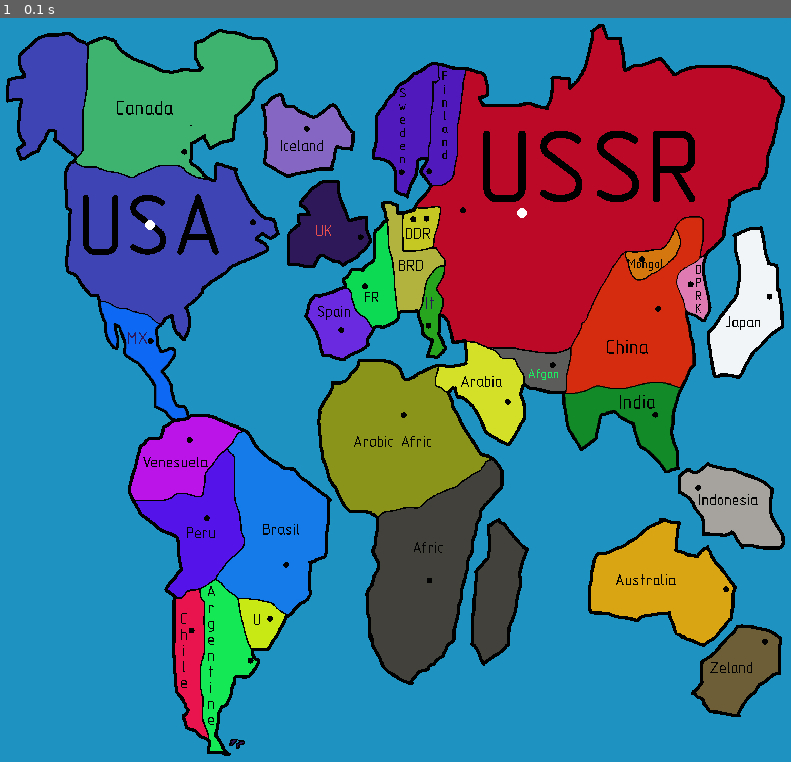
Above: before the commit, frame 1.
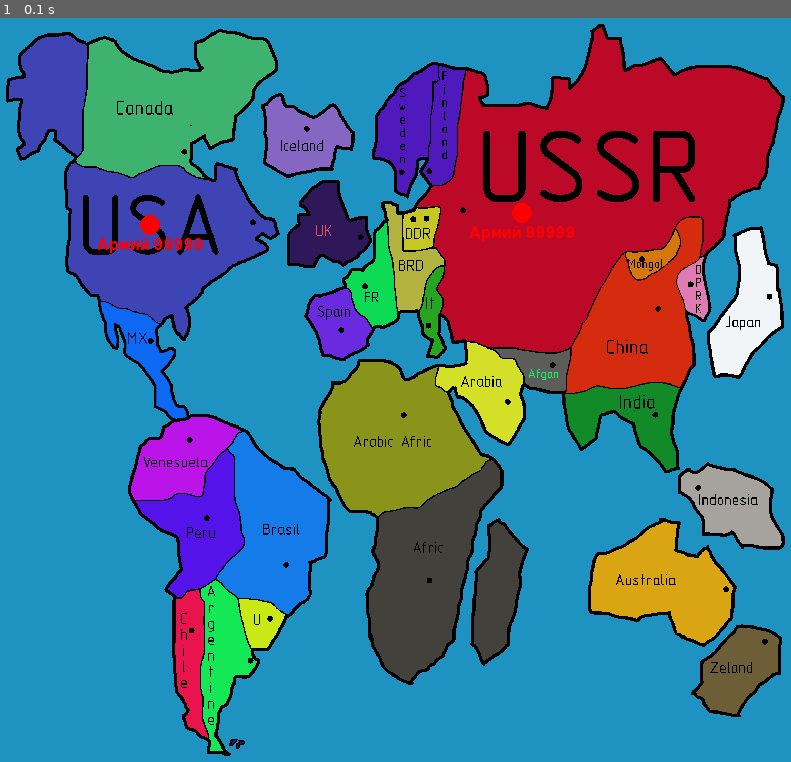
Above: after the commit, the same moment.

Repository: pingin09/PyGameProject
Game: pygame game, started from init.py
The game is run twice, just before and just after one commit, with the same random seed, the same clock (stepped at 60 frames per second) and the same inputs.
Inputs:
- Up to frame 1 (0.1 s): no input

The runs differ from the first frame. In frame 1, 0.3% of the frame differs, in the area x 12-73%, y 24-32%.

Commit message:
add select + text

Diff:
--- a/init.py
+++ b/init.py
@@ -2,11 +2,21 @@
 
 import pygame as pg
 import sys
+import math
+
+from pygame.draw import circle
+
 pg.init()
 print("call of war\nWW3\n\n\n\n")
 screen = pg.display.set_mode((800,800))
 pg.display.set_caption("Call of war, world war three")
 map_image = pg.image.load("Map_image.jpg")
+
+black = (0,0,0)
+white = (255,255,255)
+red = (255,0,0)
+blue = (0,0,255)
+green = (0,255,0)
 
 country = [
     {"x":530,
@@ -27,9 +37,11 @@
 
 pg.font.init()
 font = pg.font.SysFont(None, 24)
-
 running = True
 map_image = pg.transform.scale(map_image,(800,800))
+selected_territory = None
+
+
 while running:
     screen.blit(map_image, (0, 0))
     for event in pg.event.get():
@@ -38,6 +50,23 @@
         elif event.type == pg.MOUSEBUTTONDOWN:
             x, y = event.pos
             print(f"x {x}, y {y}")
+            for country1 in country:
+                dist = math.hypot(x - country1['x'], y - country1['y'])
+                if dist < 10:
+                    selected_territory = country1
+                    print(f"Вы выбрали текущую территорию, {country1["name"]}")
+
     for country1 in country:
-        pg.draw.circle(screen, (255, 255, 255), (country1["x"], country1["y"]), 5)
+        arms = country1['arms']
+        x = country1["x"]
+        y = country1['y']
+        if country1 == selected_territory:
+            circle_color = green
+        else:
+            circle_color = red
+        pg.draw.circle(screen, circle_color, (country1["x"], country1["y"]), 10)
+        text_arm = font.render(f'Армий {str(arms)}',True, red)
+        text_rect = text_arm.get_rect(center=(x, y + 20))
+        screen.blit(text_arm, text_rect)
+
     pg.display.flip()
